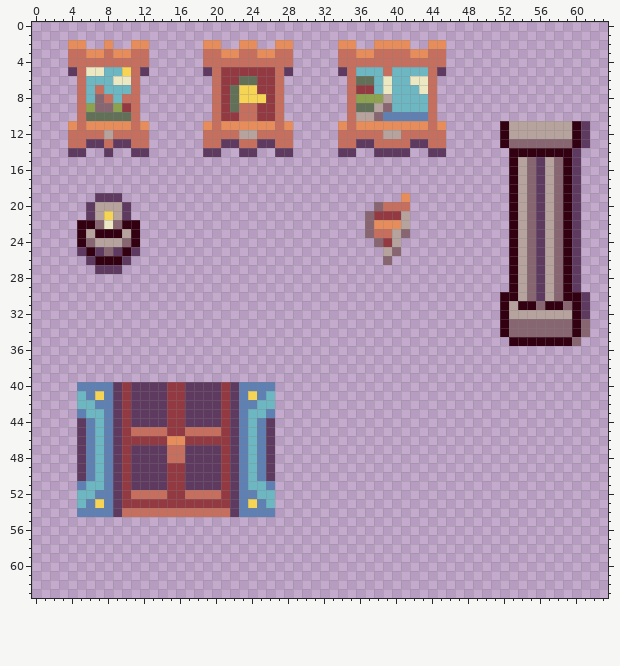
Two versions of one pixel-art sprite, assets/sprites/tilesets/autumn/tileset_room_details.png. The picture above is the old version.
The file is 64x64 pixels.
After the commit:
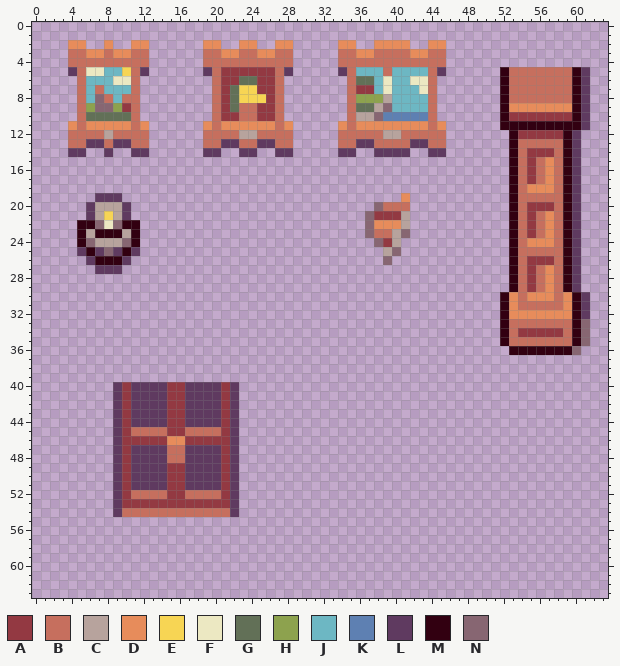
Palette (. is transparent): A #933942  B #c66f5e  C #b7a39d  D #e78c5b  E #f7d554  F #ece8c2  G #627057  H #8da24e  J #6db7c3  K #5e80b2  L #5f3a60  M #320011  N #876672
From old to new:
Colour A now appears in row 10 at x 53 to 59.
The author changed colour C to colour A in row 12 at x 54 to 58; in row 20 at x 57; in row 26 at x 57.
The author changed colour L to colour A in row 20 at x 56; in row 26 at x 56.
The author changed colour M to colour A in row 14 at x 55 to 57.
The author changed colour N to colour A in rows 15 to 17 at x 55; in rows 20 to 23 at x 55; in rows 26 to 29 at x 55; in row 34 at x 54 to 58.
Colour B now appears in rows 5 to 8 at x 53 to 59.
The author changed colour C to colour B in rows 15 to 18 at x 54; in row 19 at x 54 and 57; in rows 20 to 24 at x 54; in row 25 at x 54 and 57; in rows 26 to 30 at x 54.
The author changed colour L to colour B in rows 15 to 17 at x 56; in row 19 at x 56; in rows 21 to 23 at x 56; in row 25 at x 56; in rows 27 to 29 at x 56.
The author changed colour M to colour B in row 14 at x 54 and 58; in row 31 at x 54 to 55 and 57 to 58; in row 35 at x 53 to 59.
The author changed colour N to colour B in row 13 at x 54 to 58; in rows 15 to 18 at x 58; in row 19 at x 55 and 58; in rows 20 to 24 at x 58; in row 25 at x 55 and 58; in rows 26 to 30 at x 58.
The author changed colour N to colour B in row 31 at x 56; in row 33 at x 53 to 59; in row 34 at x 53 and 59.
Colour D now appears in row 9 at x 53 to 59.
The author changed colour C to colour D in rows 15 to 18 at x 57; in rows 21 to 24 at x 57; in rows 27 to 30 at x 57; in row 31 at x 53; in row 32 at x 53 to 59.
The author changed colour L to colour D in row 18 at x 56; in row 24 at x 56; in row 30 at x 56.
The author changed colour M to colour D in row 30 at x 53 and 59.
The author changed colour N to colour D in row 18 at x 55; in row 24 at x 55; in row 30 at x 55; in row 31 at x 59.
Colour L now appears in rows 5 to 10 at x 61.
The author changed colour M to colour L in rows 12 to 13 at x 60.
Colour M now appears in rows 5 to 10 at x 52 and 60; in row 35 at x 52; in row 36 at x 53 to 59.
The author changed colour C to colour M in row 11 at x 53 to 59; in row 12 at x 53 and 59.
The author changed colour N to colour M in row 13 at x 53 and 59; in row 35 at x 60.
Colour N now appears in row 35 at x 61; in row 36 at x 60.
The edit erases colour E in row 41 at x 7 and 24; in row 53 at x 7 and 24.
The edit erases colour J in row 41 at x 5 and 26; in row 42 at x 5 to 6 and 25 to 26; in row 43 at x 6 to 7 and 24 to 25; in rows 44 to 50 at x 7 and 24; in row 51 at x 6 to 7 and 24 to 25; in row 52 at x 5 to 6 and 25 to 26.
The edit erases colour J in row 53 at x 5 and 26.
The edit erases colour K in row 40 at x 5 to 8 and 23 to 26; in row 41 at x 6, 8, 23 and 25; in row 42 at x 7 to 8 and 23 to 24; in row 43 at x 5, 8, 23 and 26; in rows 44 to 50 at x 6, 8, 23 and 25; in row 51 at x 5, 8, 23 and 26.
The edit erases colour K in row 52 at x 7 to 8 and 23 to 24; in row 53 at x 6, 8, 23 and 25; in row 54 at x 5 to 8 and 23 to 26.
The edit erases colour L in rows 12 to 13 at x 61; in rows 44 to 50 at x 5 and 26.
The edit erases colour M in rows 12 to 13 at x 52.
Pixel boxes of the changes (left, top, right, bottom) in both pictures:
changed: (500, 67, 590, 355)
erased: (77, 382, 113, 517)
erased: (239, 382, 275, 517)
